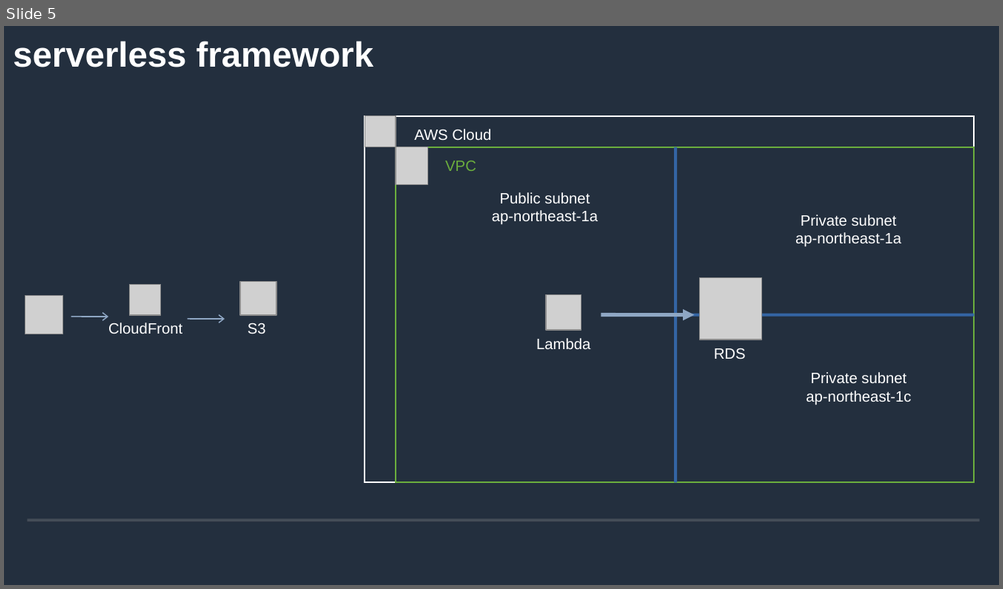
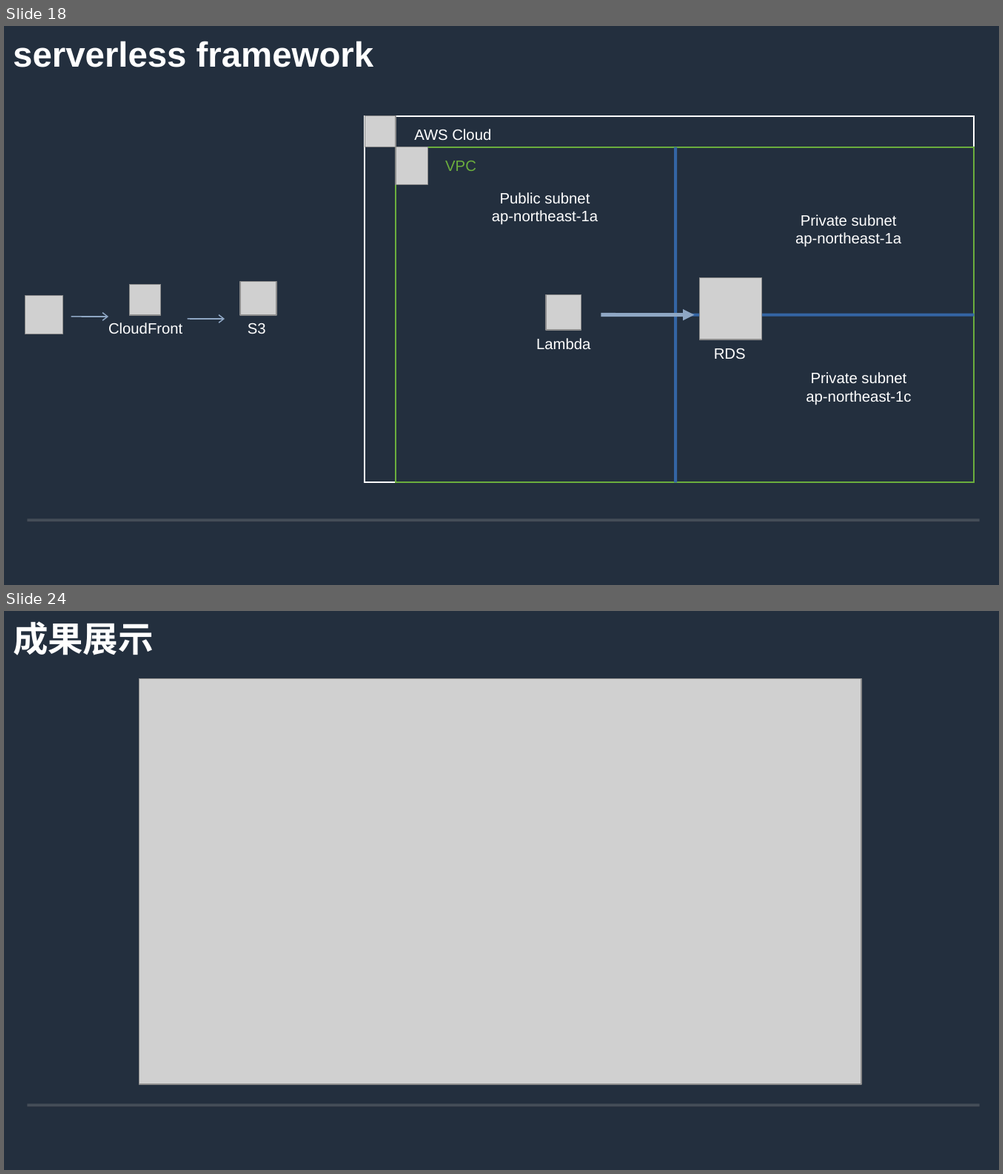
Before and after one commit to andygithub9/cfc104_2, a slide deck: 104.odp. Shown one above the other, each under a label of ours: slide 5 before the commit, slides 18 and 24 after it; the slides between them are not shown. The pictures are 1003x589 and 1003x1174 pixels, drawn with LibreOffice and Linux fonts; fonts in the diff are those of the drawing; grey boxes stand for pictures; background and template pictures are left out. Boxes give left, top, right and bottom in pixels: in the first picture for what was removed or moved away, otherwise in the second. Text is boxed around its words. In the diff, an @@ line names an element or a change of style, - is before the commit and + after.

```diff
--- a/104.odp
+++ b/104.odp
@@ slide 24 added at (4,611,999,1170), background #232F3E; not listed: 2 template elements that a slide beside it also shows @@
@@ title added at (13,621,153,655), 28 pt, text #FFFFFF, bold @@
+成果展示
@@ picture added at (139,678,862,1085) @@
@@ what was slide 5 is now slide 18 @@
```
Also in this commit, not shown: 2 slides changed, 20 other slides added, 2 other files.
